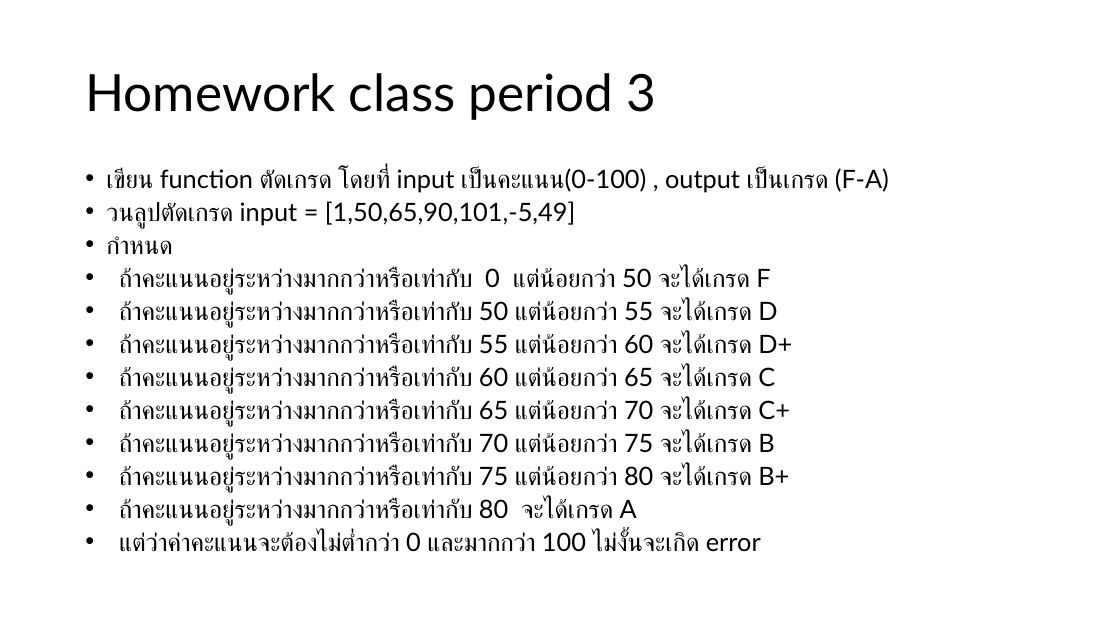
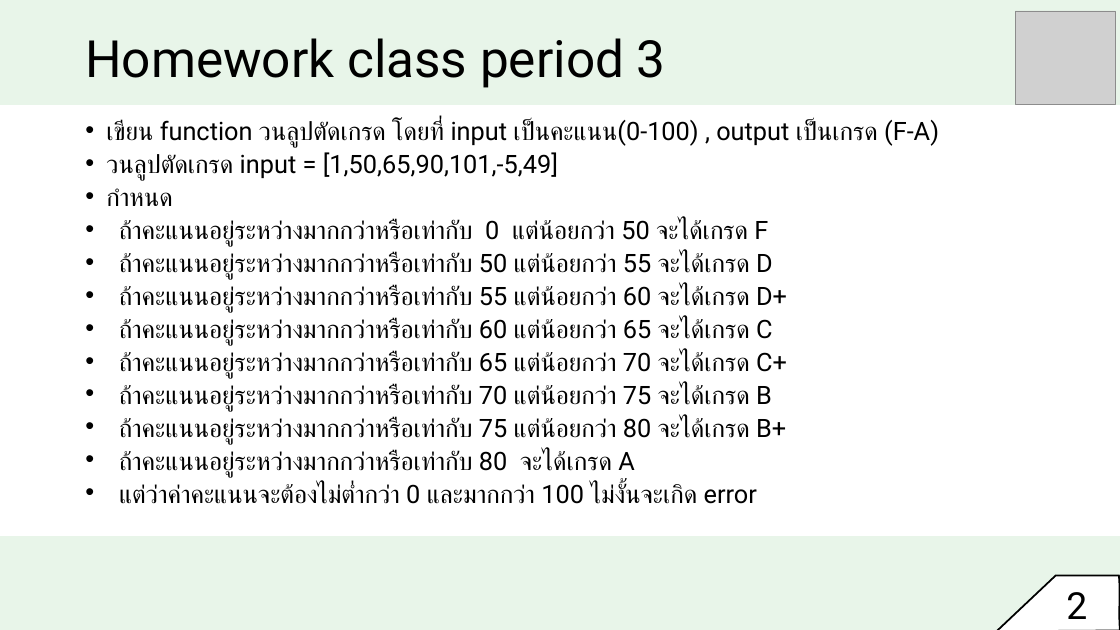
Before and after one commit to tohnperfect/Course-DS-Programming-and-Data-Viz, a slide deck: slide 27 of PPT/Class period 3.pptx. Drawn at 1120x630 pixels with LibreOffice and Linux fonts; fonts in the diff are those of the drawing; grey boxes stand for pictures. Boxes give left, top, right and bottom in pixels: in the first picture for what was removed or moved away, otherwise in the second. Text is boxed around its words. In the diff, an @@ line names an element or a change of style, - is before the commit and + after.

```diff
--- a/PPT/Class period 3.pptx
+++ b/PPT/Class period 3.pptx
@@ rectangle added at [0, 0, 1120, 104], fill #E8F5E9, outline #E8F5E9 1.5 pt @@
@@ title "Homework class period 3": place and size @@
-title "Homework class period 3" at [85, 73, 657, 120]
+title "Homework class period 3" at [85, 38, 666, 88]
@@ title "Homework class period 3" at [85, 38, 666, 88]: font Lato to Roboto @@
@@ picture added at [1016, 11, 1117, 104] @@
@@ text "เขียน function วนลูปตัดเกรด โดยที่ input ...": place and size @@
-text "เขียน function วนลูปตัดเกรด โดยที่ input ..." at [106, 168, 889, 552]
+text "เขียน function วนลูปตัดเกรด โดยที่ input ..." at [106, 120, 939, 504]
@@ text at [106, 120, 939, 147]: text changed; font Lato to Roboto @@
-• เขียน function ตัดเกรด โดยที่ input เป็นคะแนน(0-100) , output เป็นเกรด (F-A)
+• เขียน function วนลูปตัดเกรด โดยที่ input เป็นคะแนน(0-100) , output เป็นเกรด (F-A)
@@ text at [106, 152, 787, 504]: font Lato to Roboto in "วนลูปตัดเกรด input = [1,50,65,90,101,-5,49]", "กำหนด", "ถ้าคะแนนอยู่ระหว่างมากกว่าหรือเท่ากับ 0 แต่น้อยกว่า 50 จะได้ ...", "ถ้าคะแนนอยู่ระหว่างมากกว่าหรือเท่ากับ 50 แต่น้อยกว่า 55 จะได ..." and 7 more places @@
@@ rectangle added at [0, 537, 1120, 630], fill #E8F5E9, outline #E8F5E9 1.5 pt @@
@@ freeform shape added at [996, 576, 1120, 630], fill #FFFFFF, outline #000000 1.5 pt @@
@@ text added at [1059, 578, 1110, 630], 32 pt, text #000000 @@
+26
```
Also in this commit, not shown: 26 other slides changed, 40 other files.
